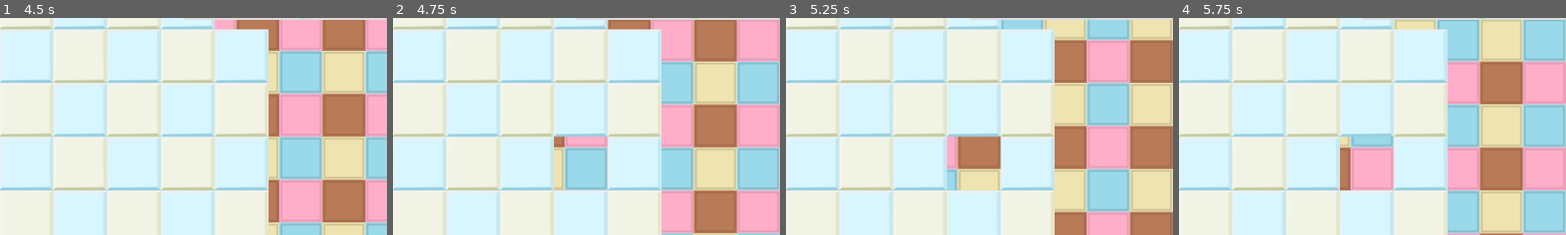
Above: before the commit, frames 1-4 (left to right).
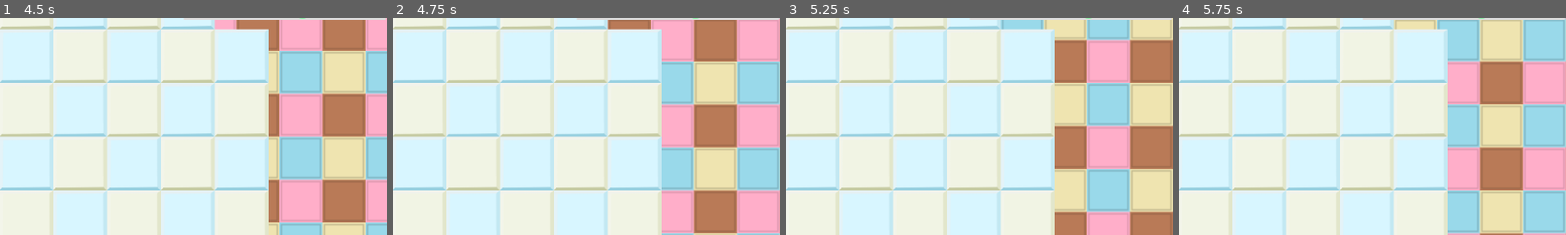
Above: after the commit, the same moments.

Repository: patator62180/GDWL_67
Game: Godot game, scene res://scenes/game/game.tscn
Same seed, same stepped clock (60 frames per second), same inputs: the game is played once before the commit and once after it. This scene is started directly instead of the project's main scene.
Inputs (mouse positions are % of the whole screen's width and height, from its top left):
- Up to frame 1 (4.5 s): tap Enter (ui_accept) at 0.5, 0.77, 1.52, 3.02, 3.77 s; move the mouse to (72, 45) at 0.52 s; hold Right (right) 0.53-1.28 s; right-click (72, 45) at 0.6 s; click (72, 45) at 0.67 s; move the mouse to (30, 55) at 1.27 s; hold Down (down) 1.28-2.03 s; click (30, 55) at 1.35 s; move the mouse to (60, 28) at 2.02 s; hold Right (right) 2.03-2.78 s; right-click (60, 28) at 2.1 s; move the mouse to (45, 70) at 2.77 s; hold Up (up) 2.78-3.53 s; click (45, 70) at 2.85 s; move the mouse to (80, 65) at 3.52 s; hold Left (left) from 3.53 s (still down); right-click (80, 65) at 3.6 s; move the mouse to (20, 35) at 4.27 s; click (20, 35) at 4.35 s
- Up to frame 2 (4.75 s): keep holding Left (left); tap Enter (ui_accept) at 4.52 s
- Up to frame 3 (5.25 s): move the mouse to (55, 50) at 5.02 s; release Left (left) at 5.03 s; hold Down (down) from 5.03 s (still down); right-click (55, 50) at 5.1 s; click (55, 50) at 5.17 s
- Up to frame 4 (5.75 s): keep holding Down (down)
The pictures show only the part of the screen within x 50-100%, y 23-73%; the shares and areas given below are measured in that part.

Frame 1 is identical in both runs. In frame 2, 3.4% of the frame differs, in the area x 41-56%, y 54-80%; in frame 3, 3.5%; in frame 4, 3.5%.
Error before the commit: Invalid access to property or key 'peer_player_joined' on a base object of type 'Nil'. (res://scenes/game/game.gd:21)
Error after the commit: Invalid access to property or key 'peer_player_joined' on a base object of type 'Nil'. (res://scenes/game/game.gd:23)

Commit message:
split game into smaller scenes

Diff:
--- a/scenes/HUD/hud.gd
+++ b/scenes/HUD/hud.gd
@@ -1,8 +1,9 @@
 extends CanvasLayer
 
+class_name HUD
+
 @export var player_cards: Array[PlayerCard]
-@export var PlayerManager0: PlayerManager
-@export var PlayerManager1: PlayerManager
+@export var PlayerManagers: PlayerManagers
 
 
 func set_winning_label(isWinning : bool):
--- a/scenes/game/ScoreControl.gd
+++ b/scenes/game/ScoreControl.gd
@@ -2,5 +2,5 @@
 
 
 func _ready():
-    %"Score J1".material.set_shader_parameter("Shift_Hue", get_parent().PlayerManager0.modulateFaceColor)
-    %"Score J2".material.set_shader_parameter("Shift_Hue", get_parent().PlayerManager1.modulateFaceColor)
+    %"Score J1".material.set_shader_parameter("Shift_Hue", get_parent().PlayerManagers.array[0].modulateFaceColor)
+    %"Score J2".material.set_shader_parameter("Shift_Hue", get_parent().PlayerManagers.array[1].modulateFaceColor)
--- a/scenes/game/game.gd
+++ b/scenes/game/game.gd
@@ -4,8 +4,9 @@
 
 @export var host_scene: PackedScene
 @export var host_root: Node2D
-@export var player_characters: Array[PlayerManager]
 @export var grid: Grid
+@export var player_managers : PlayerManagers
+@export var hud : HUD
 
 var players = []
 var hosts: Array[Host] = []
@@ -16,27 +17,28 @@
 var player_index_playing: int = -1
 
 
+
 func _ready():
     if multiplayer and multiplayer.is_server():
         Immersive.client.peer_player_joined.connect(on_peer_player_joined)
 
-        for player_character in player_characters:
-            player_character.played.connect(on_player_played)
+        for player_manager in player_managers.array:
+            player_manager.played.connect(on_player_played)
 
     grid.cell_click.connect(on_cell_click)
     grid.wall_click.connect(on_wall_click)
 
 func on_player_played():
     #check if a player is next to a host
-    for player in player_characters[player_index_playing].player_characters:
+    for player in player_managers.array[player_index_playing].player_characters:
         var host = check_octo_around_player(player)
 
         if host != null:
             var host_grid_pos = grid.get_grid_pos(host.position)
             var player_grid_pos = grid.get_grid_pos(player.position)
 
-            player_characters[player_index_playing].spawn_player(grid, host_grid_pos)
-            player_characters[player_index_playing].kill_player(grid, player_grid_pos)
+            player_managers.array[player_index_playing].spawn_player(grid, host_grid_pos)
+            player_managers.array[player_index_playing].kill_player(grid, player_grid_pos)
             #spawn_host()
 
     player_index_playing = player_index_playing + 1 if player_index_playing < len(players) - 1 else 0
@@ -51,7 +53,7 @@
 
 func check_if_player_won():
     for host in hosts:
-        var current_player_manager = player_characters[player_index_playing]
+        var current_player_manager = player_managers.array[player_index_playing]
         for player in current_player_manager.player_characters:
             if(host.position == player.position):
                 finish_game.rpc()
@@ -86,7 +88,7 @@
             if player_index > len(players) - 1:
                 $HUD.player_cards[player_index].visible = false
             else:
-                player_characters[player_index].spawn_initial_player(grid)
+                player_managers.array[player_index].spawn_initial_player(grid)
 
         spawn_host()
         set_turn(0)
@@ -128,11 +130,11 @@
 
 func move_player(player_index: int, action: String):
     if multiplayer and multiplayer.is_server():
-        player_characters[player_index].process_action(action)
+        player_managers.array[player_index].process_action(action)
 
 func on_cell_click(grid_pos: Vector2):
     if multiplayer and not multiplayer.is_server() and is_player_active_turn():
-        var player_manager = player_characters[player_index]
+        var player_manager = player_managers.array[player_index]
         var found_player = player_manager.get_character_at_position(grid_pos, grid)
 
         if found_player != null:
@@ -166,7 +168,7 @@
     grid.add_wall(grid_pos, tile_index)
 
 func check_for_player(grid_pos:Vector2, playerIndex: int):
-    for player in player_characters[playerIndex].player_characters:
+    for player in player_managers.array[playerIndex].player_characters:
         var player_grid_pos = grid.get_grid_pos(player.position)
 
         if (player_grid_pos == grid_pos):
--- a/scenes/game/game.tscn
+++ b/scenes/game/game.tscn
@@ -1,59 +1,31 @@
-[gd_scene load_steps=11 format=3 uid="uid://dswfe7yyh4daq"]
+[gd_scene load_steps=8 format=3 uid="uid://dswfe7yyh4daq"]
 
 [ext_resource type="Script" path="res://scenes/game/game.gd" id="1_jy7t4"]
-[ext_resource type="PackedScene" uid="uid://fceu5xy8mw51" path="res://scenes/player_manager/player_manager.tscn" id="3_6h5xp"]
 [ext_resource type="PackedScene" uid="uid://b81kmauxqg4ws" path="res://scenes/background/background.tscn" id="3_qtcvc"]
 [ext_resource type="Script" path="res://scenes/game/hazard_mananger.gd" id="3_vmlt8"]
 [ext_resource type="PackedScene" uid="uid://biqj0t60x1dv0" path="res://scenes/HUD/hud.tscn" id="4_df5lj"]
-[ext_resource type="Script" path="res://scenes/grid/grid.gd" id="5_0p7w5"]
-[ext_resource type="TileSet" uid="uid://dpgv8vcohuucb" path="res://tile_sets/level1.tres" id="5_quoa4"]
-[ext_resource type="TileSet" uid="uid://baqdshuahgp71" path="res://tile_sets/selection.tres" id="6_owf1v"]
-[ext_resource type="TileSet" uid="uid://wxknivquryt0" path="res://tile_sets/walls.tres" id="8_5prta"]
+[ext_resource type="PackedScene" uid="uid://de6fuev88g57f" path="res://scenes/grid/grid.tscn" id="6_ybaom"]
 [ext_resource type="PackedScene" uid="uid://ddsgdn7jinj07" path="res://scenes/host/host.tscn" id="8_va0h3"]
+[ext_resource type="PackedScene" uid="uid://cuou6t7fy6v45" path="res://scenes/player_managers.tscn" id="10_qvs8m"]
 
-[node name="Game" type="Node2D" node_paths=PackedStringArray("host_root", "player_characters", "grid")]
+[node name="Game" type="Node2D" node_paths=PackedStringArray("host_root", "grid", "player_managers", "hud")]
 script = ExtResource("1_jy7t4")
 host_scene = ExtResource("8_va0h3")
 host_root = NodePath("Hosts")
-player_characters = [NodePath("PlayerManager0"), NodePath("PlayerManager1"), NodePath("PlayerManager2"), NodePath("PlayerManager3")]
 grid = NodePath("Grid")
+player_managers = NodePath("PlayerManagers")
+hud = NodePath("HUD")
 
 [node name="Background" parent="." instance=ExtResource("3_qtcvc")]
 
-[node name="HUD" parent="." node_paths=PackedStringArray("PlayerManager0", "PlayerManager1") instance=ExtResource("4_df5lj")]
-PlayerManager0 = NodePath("../PlayerManager0")
-PlayerManager1 = NodePath("../PlayerManager1")
+[node name="HUD" parent="." node_paths=PackedStringArray("PlayerManagers") instance=ExtResource("4_df5lj")]
+PlayerManagers = NodePath("../PlayerManagers")
 
-[node name="HazardManager" type="Node2D" parent="." node_paths=PackedStringArray("tile_map")]
+[node name="HazardManager" type="Node2D" parent="."]
 script = ExtResource("3_vmlt8")
-tile_map = NodePath("../Grid/TileMap")
 bounds = Vector4(0, 0, 10, 10)
 
-[node name="Grid" type="Node2D" parent="." node_paths=PackedStringArray("tile_map", "selection_tile_map", "wall_tile_map", "selection_wall_tile_map")]
-script = ExtResource("5_0p7w5")
-tile_map = NodePath("TileMap")
-selection_tile_map = NodePath("TileSelection")
-wall_tile_map = NodePath("TileMapWall")
-selection_wall_tile_map = NodePath("TileMapWallSelection")
-
-[node name="TileMap" type="TileMap" parent="Grid"]
-tile_set = ExtResource("5_quoa4")
-format = 2
-layer_0/tile_data = PackedInt32Array(-65541, 1, 0, -5, 0, 0, -65540, 0, 0, -4, 1, 0, -65539, 1, 0, -3, 0, 0, -65538, 0, 0, -2, 1, 0, -65537, 1, 0, -1, 0, 0, -131072, 0, 0, -65536, 1, 0, -131071, 1, 0, -65535, 0, 0, -131070, 0, 0, -65534, 1, 0, -131069, 1, 0, -65533, 0, 0, -131068, 0, 0, -65532, 1, 0, 65531, 1, 0, 131067, 0, 0, 65532, 0, 0, 131068, 1, 0, 65533, 1, 0, 131069, 0, 0, 65534, 0, 0, 131070, 1, 0, 65535, 1, 0, 131071, 0, 0, 0, 0, 0, 65536, 1, 0, 1, 1, 0, 65537, 0, 0, 2, 0, 0, 65538, 1, 0, 3, 1, 0, 65539, 0, 0, 4, 0, 0, 65540, 1, 0, 196604, 0, 0, 196606, 0, 0, 131072, 0, 0, 131074, 0, 0, -131075, 0, 0, -131073, 0, 0, -196607, 0, 0, -196605, 0, 0, -131076, 1, 0, -131074, 1, 0, -196608, 1, 0, -196606, 1, 0, 196605, 1, 0, 196607, 1, 0, 131073, 1, 0, 131075, 1, 0)
-
-[node name="TileSelection" type="TileMap" parent="Grid"]
-tile_set = ExtResource("6_owf1v")
-format = 2
-
-[node name="TileMapWall" type="TileMap" parent="Grid"]
-position = Vector2(50, 50)
-tile_set = ExtResource("8_5prta")
-format = 2
-
-[node name="TileMapWallSelection" type="TileMap" parent="Grid"]
-position = Vector2(50, 50)
-tile_set = ExtResource("8_5prta")
-format = 2
+[node name="Grid" parent="." instance=ExtResource("6_ybaom")]
 
 [node name="Camera2D" type="Camera2D" parent="."]
 zoom = Vector2(0.8, 0.8)
@@ -64,22 +36,4 @@
 
 [node name="Hosts" type="Node2D" parent="."]
 
-[node name="PlayerManager0" parent="." instance=ExtResource("3_6h5xp")]
-initial_grid_pos = Vector2i(-2, -2)
-modulateFaceColor = 0.71
-
-[node name="PlayerManager1" parent="." instance=ExtResource("3_6h5xp")]
-initial_grid_pos = Vector2i(2, -2)
-modulateFaceColor = 0.28
-
-[node name="PlayerManager2" parent="." instance=ExtResource("3_6h5xp")]
-initial_grid_pos = Vector2i(-2, 2)
-modulateFaceColor = 0.775
-
-[node name="PlayerManager3" parent="." instance=ExtResource("3_6h5xp")]
-initial_grid_pos = Vector2i(2, 2)
-
-[editable path="PlayerManager0"]
-[editable path="PlayerManager1"]
-[editable path="PlayerManager2"]
-[editable path="PlayerManager3"]
+[node name="PlayerManagers" parent="." instance=ExtResource("10_qvs8m")]
--- /dev/null
+++ b/scenes/grid/grid.tscn
@@ -0,0 +1,32 @@
+[gd_scene load_steps=5 format=3 uid="uid://de6fuev88g57f"]
+
+[ext_resource type="Script" path="res://scenes/grid/grid.gd" id="1_qbift"]
+[ext_resource type="TileSet" uid="uid://dpgv8vcohuucb" path="res://tile_sets/level1.tres" id="2_pqvwu"]
+[ext_resource type="TileSet" uid="uid://baqdshuahgp71" path="res://tile_sets/selection.tres" id="3_i4i5g"]
+[ext_resource type="TileSet" uid="uid://wxknivquryt0" path="res://tile_sets/walls.tres" id="4_7guad"]
+
+[node name="Grid" type="Node2D" node_paths=PackedStringArray("tile_map", "selection_tile_map", "wall_tile_map", "selection_wall_tile_map")]
+script = ExtResource("1_qbift")
+tile_map = NodePath("TileMap")
+selection_tile_map = NodePath("TileSelection")
+wall_tile_map = NodePath("TileMapWall")
+selection_wall_tile_map = NodePath("TileMapWallSelection")
+
+[node name="TileMap" type="TileMap" parent="."]
+tile_set = ExtResource("2_pqvwu")
+format = 2
+layer_0/tile_data = PackedInt32Array(-65541, 1, 0, -5, 0, 0, -65540, 0, 0, -4, 1, 0, -65539, 1, 0, -3, 0, 0, -65538, 0, 0, -2, 1, 0, -65537, 1, 0, -1, 0, 0, -131072, 0, 0, -65536, 1, 0, -131071, 1, 0, -65535, 0, 0, -131070, 0, 0, -65534, 1, 0, -131069, 1, 0, -65533, 0, 0, -131068, 0, 0, -65532, 1, 0, 65531, 1, 0, 131067, 0, 0, 65532, 0, 0, 131068, 1, 0, 65533, 1, 0, 131069, 0, 0, 65534, 0, 0, 131070, 1, 0, 65535, 1, 0, 131071, 0, 0, 0, 0, 0, 65536, 1, 0, 1, 1, 0, 65537, 0, 0, 2, 0, 0, 65538, 1, 0, 3, 1, 0, 65539, 0, 0, 4, 0, 0, 65540, 1, 0, 196604, 0, 0, 196606, 0, 0, 131072, 0, 0, 131074, 0, 0, -131075, 0, 0, -131073, 0, 0, -196607, 0, 0, -196605, 0, 0, -131076, 1, 0, -131074, 1, 0, -196608, 1, 0, -196606, 1, 0, 196605, 1, 0, 196607, 1, 0, 131073, 1, 0, 131075, 1, 0)
+
+[node name="TileSelection" type="TileMap" parent="."]
+tile_set = ExtResource("3_i4i5g")
+format = 2
+
+[node name="TileMapWall" type="TileMap" parent="."]
+position = Vector2(50, 50)
+tile_set = ExtResource("4_7guad")
+format = 2
+
+[node name="TileMapWallSelection" type="TileMap" parent="."]
+position = Vector2(50, 50)
+tile_set = ExtResource("4_7guad")
+format = 2
--- /dev/null
+++ b/scenes/player_manager/player_managers.gd
@@ -0,0 +1,5 @@
+extends Node2D
+
+class_name PlayerManagers
+
+@export var array: Array[PlayerManager]
--- /dev/null
+++ b/scenes/player_managers.tscn
@@ -0,0 +1,28 @@
+[gd_scene load_steps=3 format=3 uid="uid://cuou6t7fy6v45"]
+
+[ext_resource type="Script" path="res://scenes/player_manager/player_managers.gd" id="1_dly6x"]
+[ext_resource type="PackedScene" uid="uid://fceu5xy8mw51" path="res://scenes/player_manager/player_manager.tscn" id="2_ax8tw"]
+
+[node name="PlayerManagers" type="Node2D" node_paths=PackedStringArray("array")]
+script = ExtResource("1_dly6x")
+array = [NodePath("PlayerManager0"), NodePath("PlayerManager1"), NodePath("PlayerManager2"), NodePath("PlayerManager3")]
+
+[node name="PlayerManager0" parent="." instance=ExtResource("2_ax8tw")]
+initial_grid_pos = Vector2i(-2, -2)
+modulateFaceColor = 0.71
+
+[node name="PlayerManager1" parent="." instance=ExtResource("2_ax8tw")]
+initial_grid_pos = Vector2i(2, -2)
+modulateFaceColor = 0.28
+
+[node name="PlayerManager2" parent="." instance=ExtResource("2_ax8tw")]
+initial_grid_pos = Vector2i(-2, 2)
+modulateFaceColor = 0.775
+
+[node name="PlayerManager3" parent="." instance=ExtResource("2_ax8tw")]
+initial_grid_pos = Vector2i(2, 2)
+
+[editable path="PlayerManager0"]
+[editable path="PlayerManager1"]
+[editable path="PlayerManager2"]
+[editable path="PlayerManager3"]
